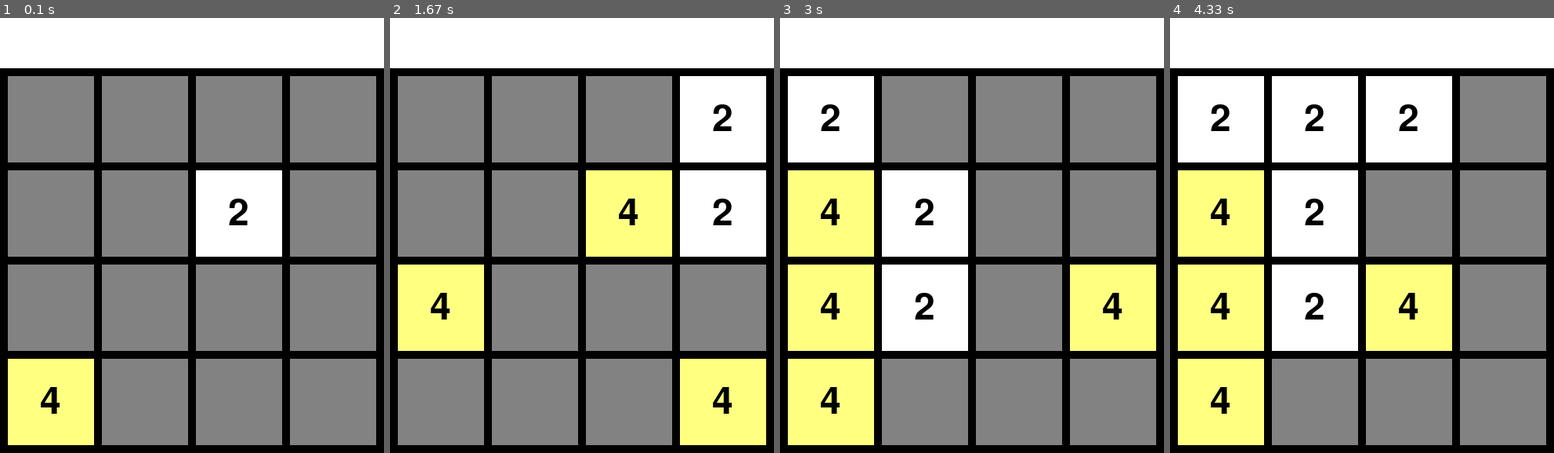
Above: before the commit, frames 1-4 (left to right).
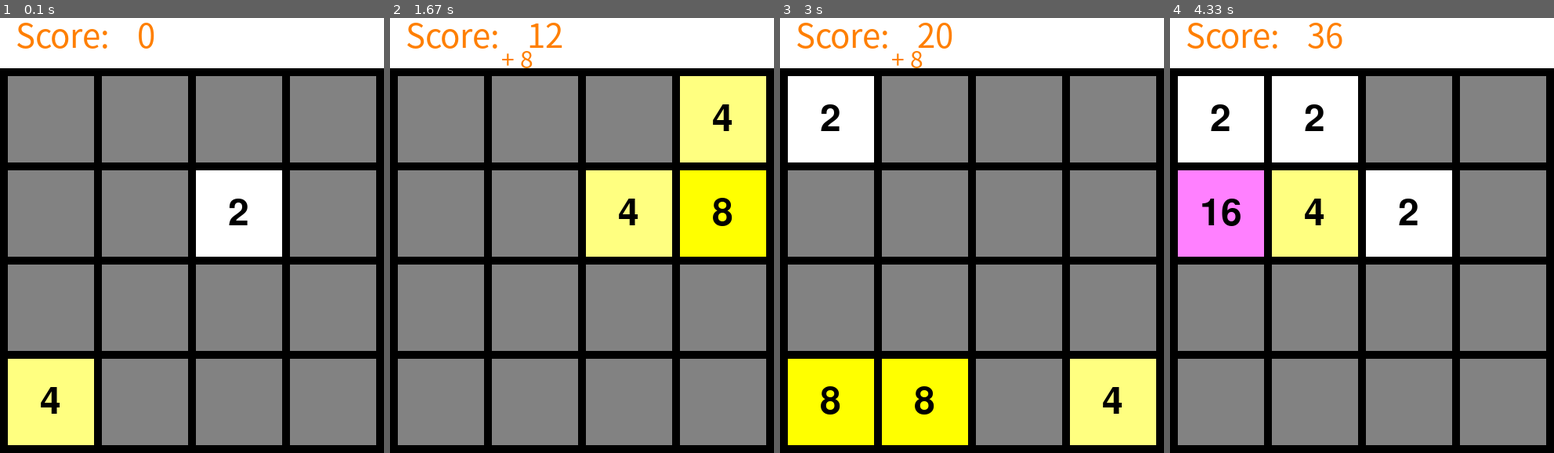
Above: after the commit, the same moments.

Repository: KonstantinGanzew/practic-on-pygame
Game: pygame game, started from 2048_project/main.py
Same seed, same stepped clock (60 frames per second), same inputs: the game is played once before the commit and once after it.
Inputs:
- Up to frame 1 (0.1 s): no input
- Up to frame 2 (1.67 s): hold Right 0.33-0.8 s; hold Up 0.83-1.13 s; hold Right from 1.17 s (still down)
- Up to frame 3 (3 s): release Right at 1.72 s; hold Left 1.75-2.42 s; hold Down from 2.45 s (still down)
- Up to frame 4 (4.33 s): release Down at 3.27 s; hold Left 3.3-4.22 s; hold Up from 4.25 s (still down)

The runs differ from the first frame. In frame 1, 0.6% of the frame differs, in the area x 4-41%, y 1-8%; in frame 2, 18%; in frame 3, 36%, in the area x 2-98%, y 1-99%; in frame 4, 36%.

Commit message:
добавил базу, реалзовал всю логику игры

Diff:
--- /dev/null
+++ b/2048_project/database.py
@@ -0,0 +1,20 @@
+import sqlite3
+
+bd = sqlite3.connect('2048.sqlite')
+
+cur = bd.cursor()
+cur.execute("""
+create table if not exists RECORDS (
+    name text,
+    score integer
+)
+""")
+
+def get_best():
+    cur.execute("""
+    SELECT name gamer, max(score) score from RECORDS
+    GROUP by name
+    ORDER bt score DESC
+    limit 3
+    """)
+    return cur.fetchall()
--- a/2048_project/logics.py
+++ b/2048_project/logics.py
@@ -35,6 +35,7 @@
     return empty
 
 def move_left(mas: list):
+    delta = 0
     for row in mas:
         while 0 in row:
             row.remove(0)
@@ -44,11 +45,13 @@
         for j in range(3):
             if mas[i][j] == mas[i][j+1] and mas[i][j] != 0:
                 mas[i][j] *= 2
+                delta += mas[i][j]
                 mas[i].pop(j+1)
                 mas[i].append(0)
-    return mas
+    return mas, delta
 
 def move_right(mas):
+    delta = 0
     for row in mas:
         while 0 in row:
             row.remove(0)
@@ -58,6 +61,35 @@
         for j in range(3, 0, -1):
             if mas[i][j] == mas[i][j - 1] and mas[i][j] != 0:
                 mas[i][j] *= 2
+                delta += mas[i][j]
                 mas[i].pop(j-1)
                 mas[i].insert(0, 0)
-    return mas
+    return mas, delta
+
+def trans(m):
+    res = []
+    for i in range(len(m[0])):
+        buf = []
+        for row in m:
+            buf.append(row[i])
+        res.append(buf)
+    return res
+
+def move_up(mas):
+    mas = trans(mas)
+    mas, delta = move_left(mas)
+    mas = trans(mas)
+    return mas, delta
+
+def move_down(mas):
+    mas = trans(mas)
+    mas, delta = move_right(mas)
+    mas = trans(mas)
+    return mas, delta
+
+def can_move(mas):
+    for i in range(3):
+        for j in range(3):
+            if mas[i][j] == mas[i][j + 1] or mas[i][j] == mas[i + 1][j]:
+                return True
+    return False
--- a/2048_project/main.py
+++ b/2048_project/main.py
@@ -2,15 +2,27 @@
 import sys
 import pygame
 from logics import *
+from database import *
 
-def draw_interface():
-    pygame.draw.rect(screen, WHITE, TITLE_REC)  # рисуем окно
+def draw_top_gamers():
+    pass
+
+def draw_interface(score, delta = 0):
+    pygame.draw.rect(screen, WHITE, TITLE_REC)
     font = pygame.font.SysFont('stxingkai', 70)
+    font_score = pygame.font.SysFont('simsun', 42)
+    font_delta = pygame.font.SysFont('simsun', 30)
+    text_score = font_score.render('Score: ', True, COLOR_TEXT)
+    text_score_value = font_score.render(f'{score}', True, COLOR_TEXT)
+    screen.blit(text_score, (20, 35))
+    screen.blit(text_score_value, (175, 35))
+    if delta > 0:
+        text_delta = font_delta.render(f' + {delta}', True, COLOR_TEXT)
+        screen.blit(text_delta, (135, 75))
     pretty_print(mas)
-    # отрисовка
+    draw_top_gamers()
     for row in range(BLOCKS):
         for column in range(BLOCKS):
-            # находим левые верхние края блоков
             value = mas[row][column]
             text = font.render(f'{value}', True, BLACK)
             w = column * SIZE_BLOCK + (column + 1) * MARGIN
@@ -24,6 +36,7 @@
 
 mas = [ [0] * 4 for i in range(4) ]
 
+COLOR_TEXT = (255, 127, 0)
 COLORS = {
     0: (130, 130, 130),
     2: (255, 255, 255),
@@ -48,6 +61,7 @@
 WIDTH = BLOCKS * SIZE_BLOCK + (BLOCKS + 1) * MARGIN
 HEIGTH = WIDTH + 110
 TITLE_REC = pygame.Rect(0, 0, WIDTH, 110)
+score = 0
 
 mas[1][2]=2
 mas[3][0]=4
@@ -55,23 +69,29 @@
 pygame.init()
 screen = pygame.display.set_mode((WIDTH, HEIGTH))
 pygame.display.set_caption('2048')
-draw_interface()
+draw_interface(score)
 pygame.display.update()
-while is_zero_in_mas(mas):
+while is_zero_in_mas(mas) or can_move(mas):
     for event in pygame.event.get():
         if event.type == pygame.QUIT:
             pygame.quit()
             sys.exit(0)
         elif event.type == pygame.KEYDOWN:
+            delta = 0
             if event.key == pygame.K_LEFT:
-                mas = move_left(mas)
+                mas, delta = move_left(mas)
             elif event.key == pygame.K_RIGHT:
-                mas = move_right(mas)
+                mas, delta = move_right(mas)
+            elif event.key == pygame.K_UP:
+                mas, delta = move_up(mas)
+            elif event.key == pygame.K_DOWN:
+                mas, delta = move_down(mas)
             empty = get_empty_list(mas)
             random.shuffle(empty)
             random_num = empty.pop()
             x, y = get_index_from_number(random_num)
             mas = insert_2_of_4(mas, x, y)
             print(f'Мы заполнили элемент под номером {random_num}')
-            draw_interface()
+            score += delta
+            draw_interface(score, delta)
             pygame.display.update()
Binary file added: 2048.sqlite
